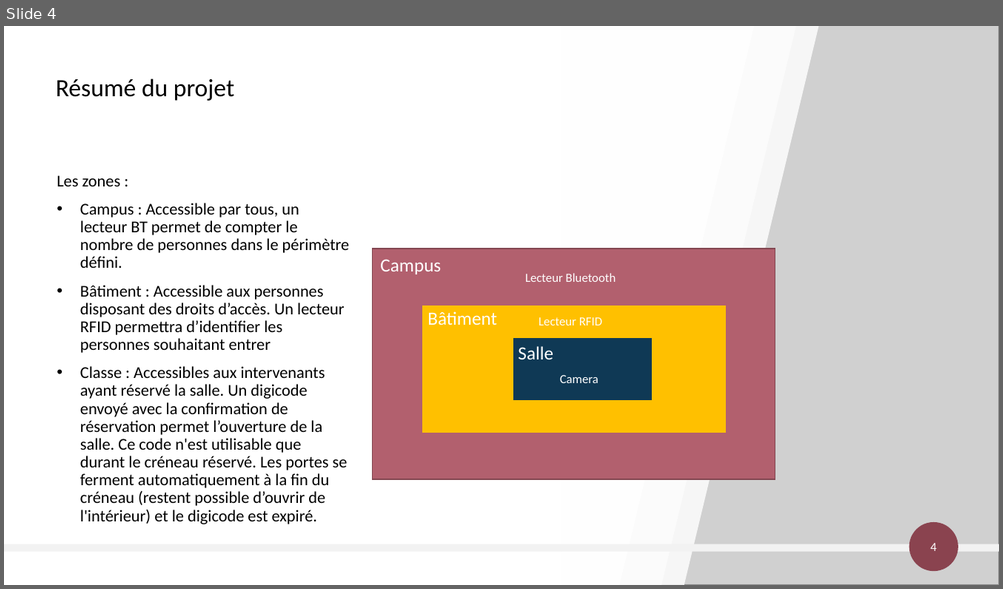
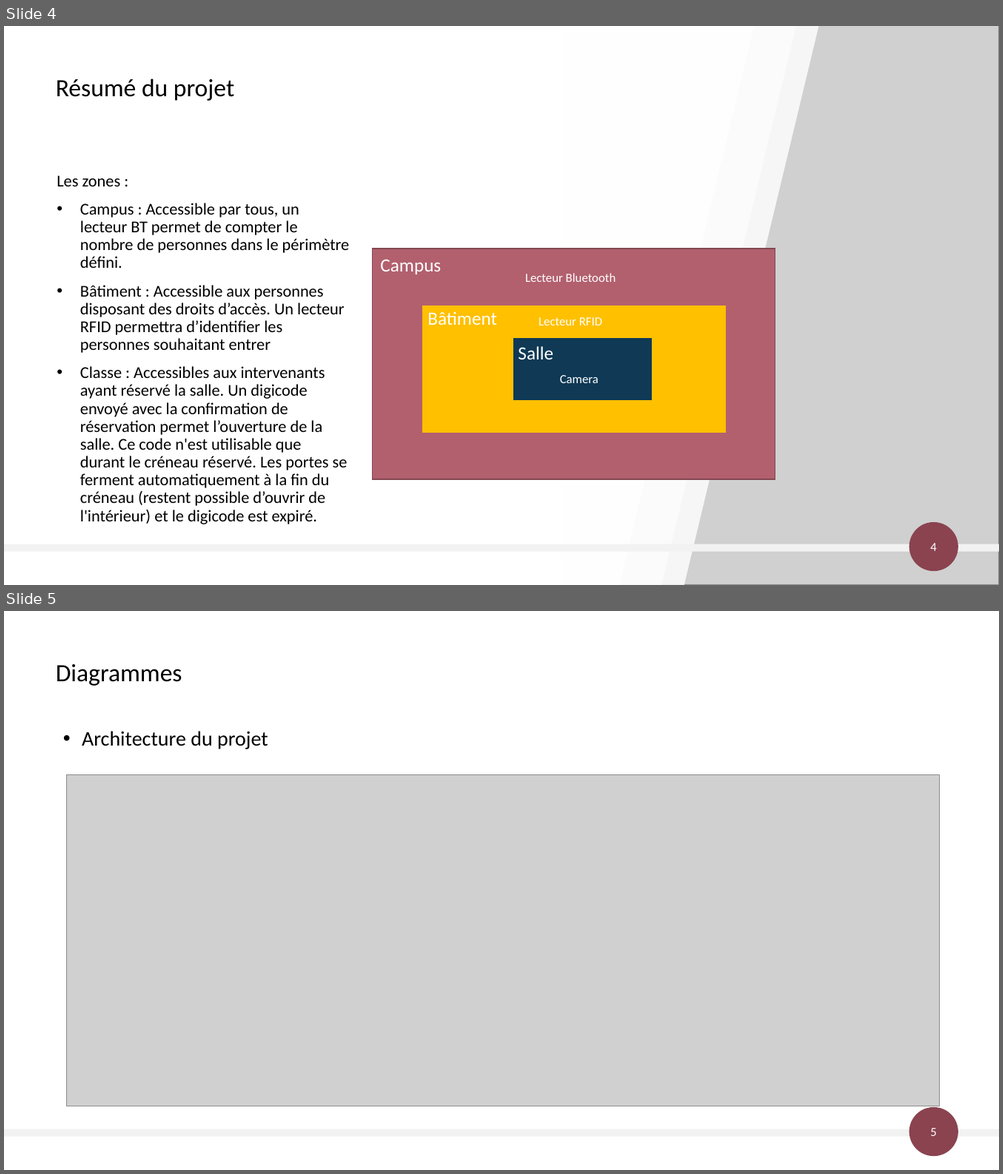
Before and after one commit to AlexandreSaxemard/GestionAccesBatiment, a slide deck: Docs/Gestion des accès au bâtiment.pptx. Shown one above the other, each under a label of ours: slide 4 before the commit, slides 4 and 5 after it. The pictures are 1003x589 and 1003x1174 pixels, drawn with LibreOffice and Linux fonts; fonts in the diff are those of the drawing; grey boxes stand for pictures. Boxes give left, top, right and bottom in pixels: in the first picture for what was removed or moved away, otherwise in the second. Text is boxed around its words. In the diff, an @@ line names an element or a change of style, - is before the commit and + after.

Commit message:
Présentation

```diff
--- a/Docs/Gestion des accès au bâtiment.pptx
+++ b/Docs/Gestion des accès au bâtiment.pptx
@@ slide 5 added at (x1=4, y1=611, x2=999, y2=1170), background #FFFFFF @@
@@ title added at (x1=56, y1=664, x2=182, y2=686), 24 pt, text #000000 @@
+Diagrammes
@@ text added at (x1=82, y1=731, x2=268, y2=749), 20 pt, text #000000 @@
+• Architecture du projet
@@ picture added at (x1=67, y1=775, x2=939, y2=1107) @@
@@ ellipse added at (x1=909, y1=1108, x2=959, y2=1157), fill #8A434F @@
@@ rectangle added at (x1=4, y1=1130, x2=999, y2=1137), fill #F2F2F2 @@
@@ page number added at (x1=930, y1=1128, x2=936, y2=1136), 12 pt, text #FFFFFF @@
+5
```
Also in this commit, not shown: 2 other slides added, 4 other files.
